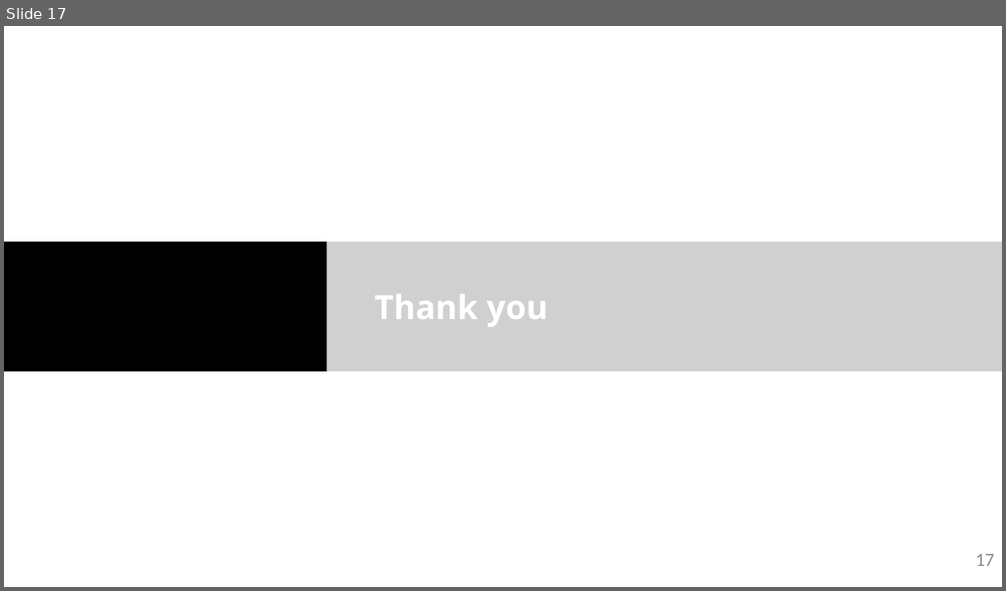
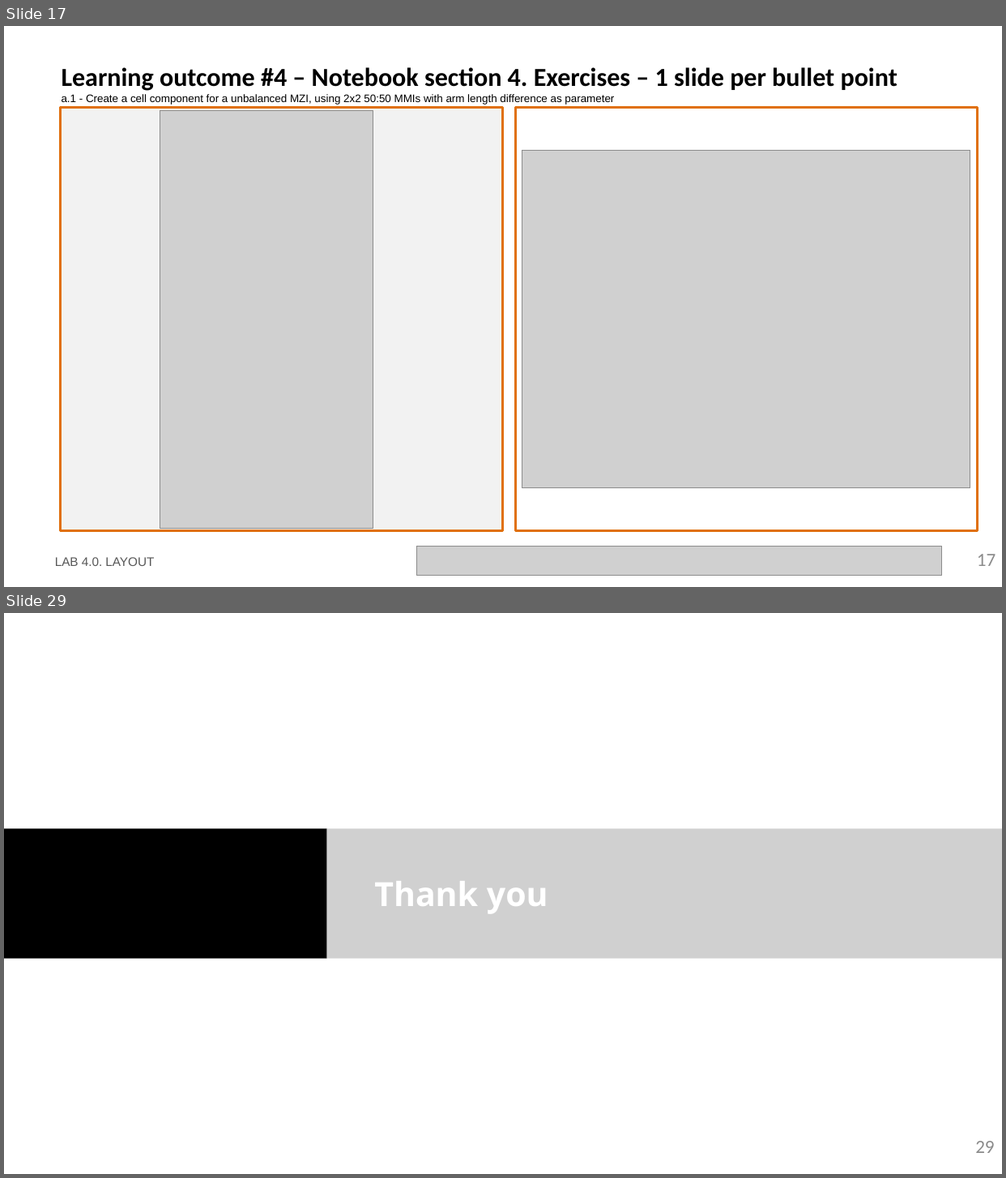
Before and after one commit to Japeacru/cifoin-lab4, a slide deck: LabBook_40.pptx. Shown one above the other, each under a label of ours: slide 17 before the commit, slides 17 and 29 after it; the slides between them are not shown. The pictures are 1006x591 and 1006x1178 pixels, drawn with LibreOffice and Linux fonts; fonts in the diff are those of the drawing; grey boxes stand for pictures; background and template pictures are left out. Boxes give left, top, right and bottom in pixels: in the first picture for what was removed or moved away, otherwise in the second. Text is boxed around its words. In the diff, an @@ line names an element or a change of style, - is before the commit and + after.

```diff
--- a/LabBook_40.pptx
+++ b/LabBook_40.pptx
@@ slide 17 added at [4,26,1002,587], background #FFFFFF @@
@@ title added at [62,67,897,105], 10.5 pt, text #000000 @@
+Learning outcome #4 – Notebook section 4. Exercises – 1 slide per bullet point
+a.1 - Create a cell component for a unbalanced MZI, using 2x2 50:50 MMIs with arm length difference as parameter
@@ rectangle added at [60,107,503,531], fill #F2F2F2, outline #E0700D 2.25 pt @@
@@ picture added at [160,110,373,528] @@
@@ rectangle added at [515,107,978,531], outline #E0700D 2.25 pt @@
@@ picture added at [522,150,970,489] @@
@@ text added at [55,557,154,566], 12 pt, text #585858 @@
+LAB 4.0. LAYOUT
@@ picture added at [417,546,942,576] @@
@@ page number added at [977,554,995,566], 18 pt, text #8C8C8C @@
+17
@@ what was slide 17 is now slide 29 @@
@@ page number at [975,1141,994,1153]: text changed @@
-17
+29
```
Also in this commit, not shown: 1 slide changed, 11 other slides added, 1 other file.
